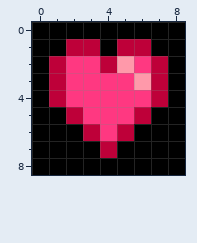
Pixel-art sprite, stored at images/heart.png. The first picture shows the starting point.
The file is 9x9 pixels.
Now the later version:
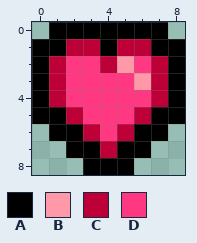
Palette (. is transparent): A #000000  B #ff99aa  C #be0039  D #ff3881
Commit: adding back heart; adding flag
Change:
{"y":0,"x":0,"old":"A","new":"."}
{"y":0,"x":8,"old":"A","new":"."}
{"y":6,"x":0,"old":"A","new":"."}
{"y":6,"x":8,"old":"A","new":"."}
{"y":7,"x":0,"old":"AA","new":".."}
{"y":7,"x":7,"old":"AA","new":".."}
{"y":8,"x":0,"old":"AAA","new":"..."}
{"y":8,"x":6,"old":"AAA","new":"..."}
